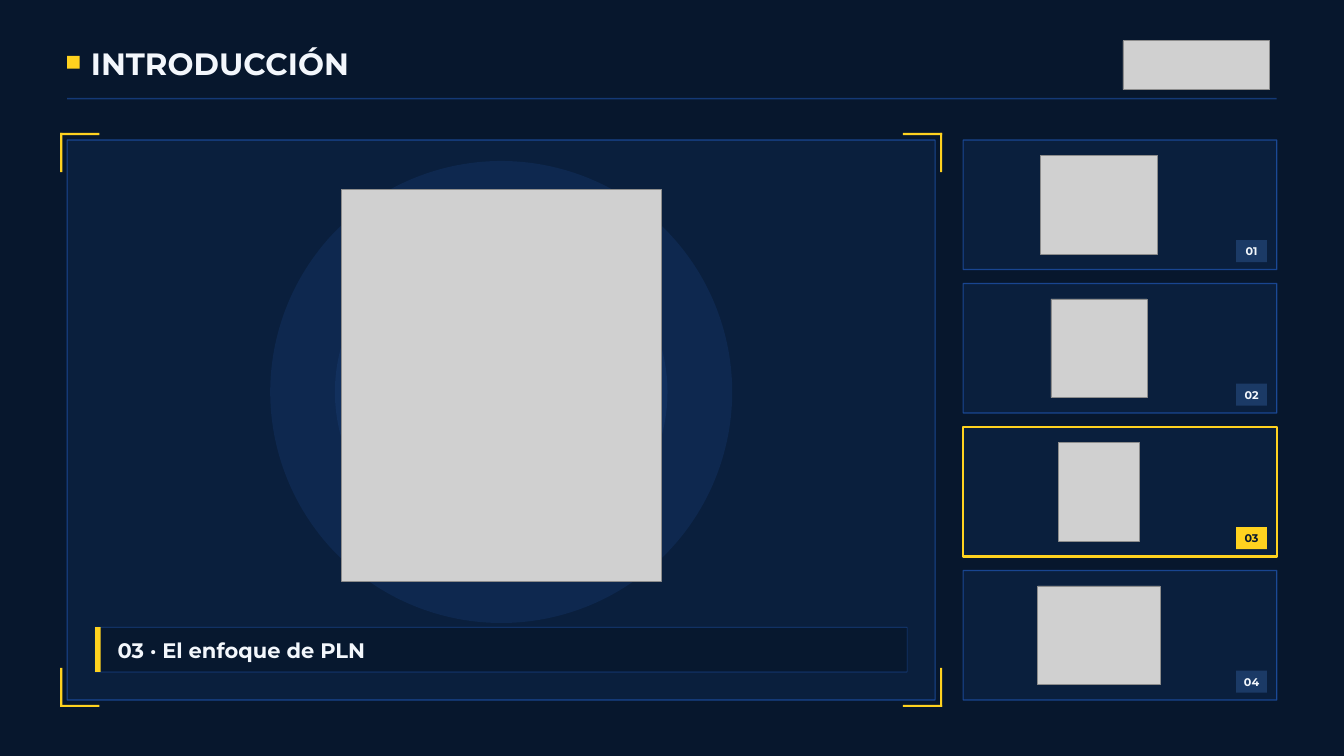
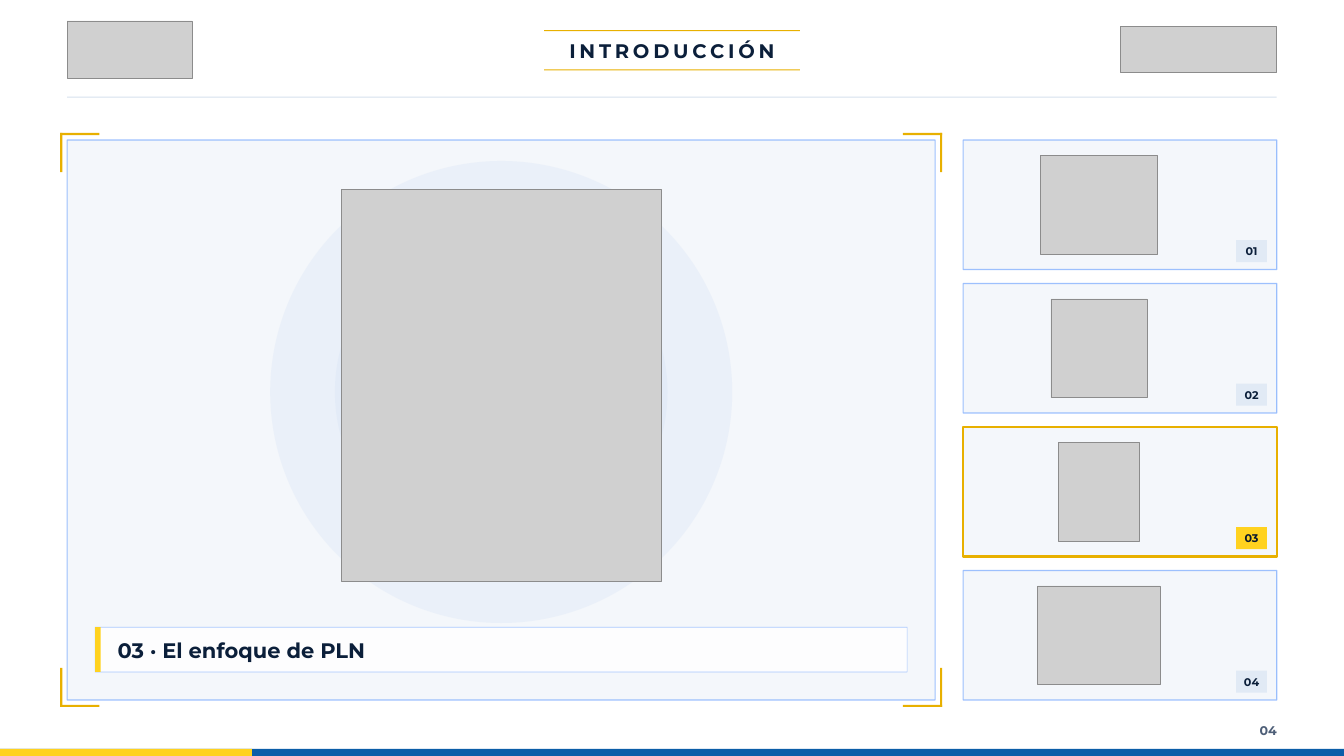
Before and after one commit to cmpeic/presentacion-trabajo-grado, a slide deck: slide 4 of canva/presentacion_trabajo_grado_canva.pptx. Drawn at 1344x756 pixels with LibreOffice and Linux fonts; fonts in the diff are those of the drawing; grey boxes stand for pictures; background and template pictures are left out. Boxes give left, top, right and bottom in pixels: in the first picture for what was removed or moved away, otherwise in the second. Text is boxed around its words. In the diff, an @@ line names an element or a change of style, - is before the commit and + after.

```diff
--- a/canva/presentacion_trabajo_grado_canva.pptx
+++ b/canva/presentacion_trabajo_grado_canva.pptx
@@ background picture (left out) to #FFFFFF @@
@@ picture added at <box>67,21,192,78</box> @@
@@ picture: place and size @@
-picture at <box>1123,40,1269,89</box>
+picture at <box>1120,27,1277,73</box>
@@ rectangle removed at <box>67,56,80,69</box> @@
@@ text "INTRODUCCIÓN": place and size @@
-text "INTRODUCCIÓN" at <box>91,47,349,76</box>
+text "INTRODUCCIÓN" at <box>569,40,774,59</box>
@@ text "INTRODUCCIÓN" at <box>569,40,774,59</box>: size 33 to 21 pt, text colour #F3F7FC to #0B1F3A, letter spacing 0 to 4 pt; alignment left to centre @@
@@ rectangle added at <box>544,30,800,32</box>, fill #E8B000 @@
@@ rectangle added at <box>544,69,800,71</box>, fill #E8B000 @@
@@ rectangle at <box>67,97,1277,98</box>: fill #2F7BFF at 35% opacity to #D6E1EE @@
@@ ellipse at <box>270,161,732,624</box>: fill #12305E at 55% opacity to #E3ECF8 at 55% opacity @@
@@ ellipse at <box>335,226,667,558</box>: fill #1A3F78 at 35% opacity to #D6E4F6 at 35% opacity @@
@@ rectangle at <box>963,427,1277,556</box>: fill #0A1F3D to #F4F7FB; outline #FFD21F 2.25 pt to #E8B000 2.25 pt @@
@@ fill #0A1F3D to #F4F7FB in 4 elements at <box>67,140,935,700</box>, <box>963,140,1277,269</box>, <box>963,284,1277,413</box>, <box>963,571,1277,700</box> @@
@@ rectangle at <box>95,627,907,672</box>: fill #07172D at 82% opacity to #FFFFFF at 82% opacity @@
@@ text colour #F3F7FC to #0B1F3A in 4 elements at <box>118,642,365,662</box>, <box>1246,247,1258,255</box>, <box>1245,391,1259,399</box>, <box>1244,678,1259,686</box> @@
@@ fill #1B3A66 to #E1EAF5 in 3 elements at <box>1236,240,1267,262</box>, <box>1236,384,1267,406</box>, <box>1236,671,1267,693</box> @@
@@ fill #FFD21F to #E8B000 in 8 elements at <box>60,133,99,135</box>, <box>60,133,62,172</box>, <box>903,133,942,135</box>, <box>940,133,942,172</box>, <box>60,668,62,707</box>, <box>60,705,99,707</box>, <box>940,668,942,707</box>, <box>903,705,942,707</box> @@
@@ rectangle added at <box>0,749,1344,756</box>, fill #0B5EA8 @@
@@ rectangle added at <box>0,749,252,756</box>, fill #FFD21F @@
@@ text added at <box>1260,726,1277,735</box>, 13.5 pt, text #4E5F78, bold @@
+04
```
Also in this commit, not shown: 63 other slides changed, 5 slides added, 3 slides removed, 33 other files.
